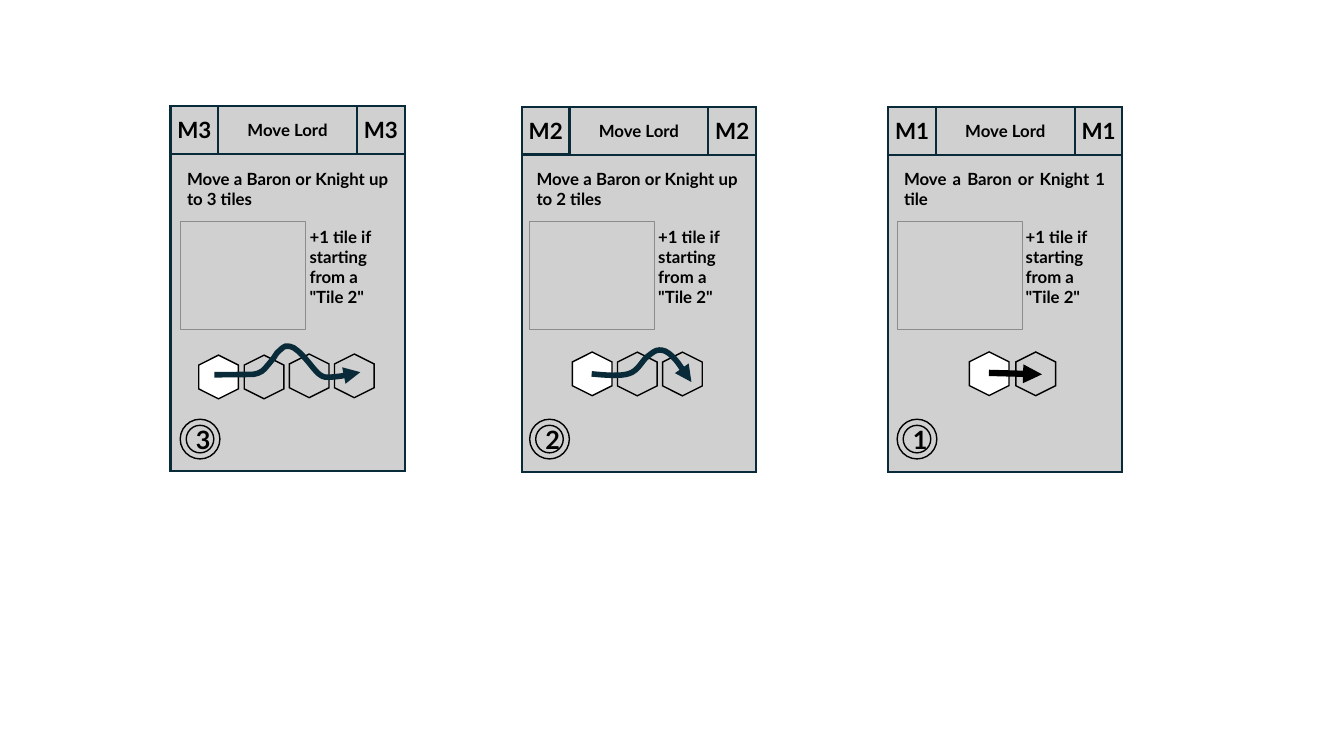
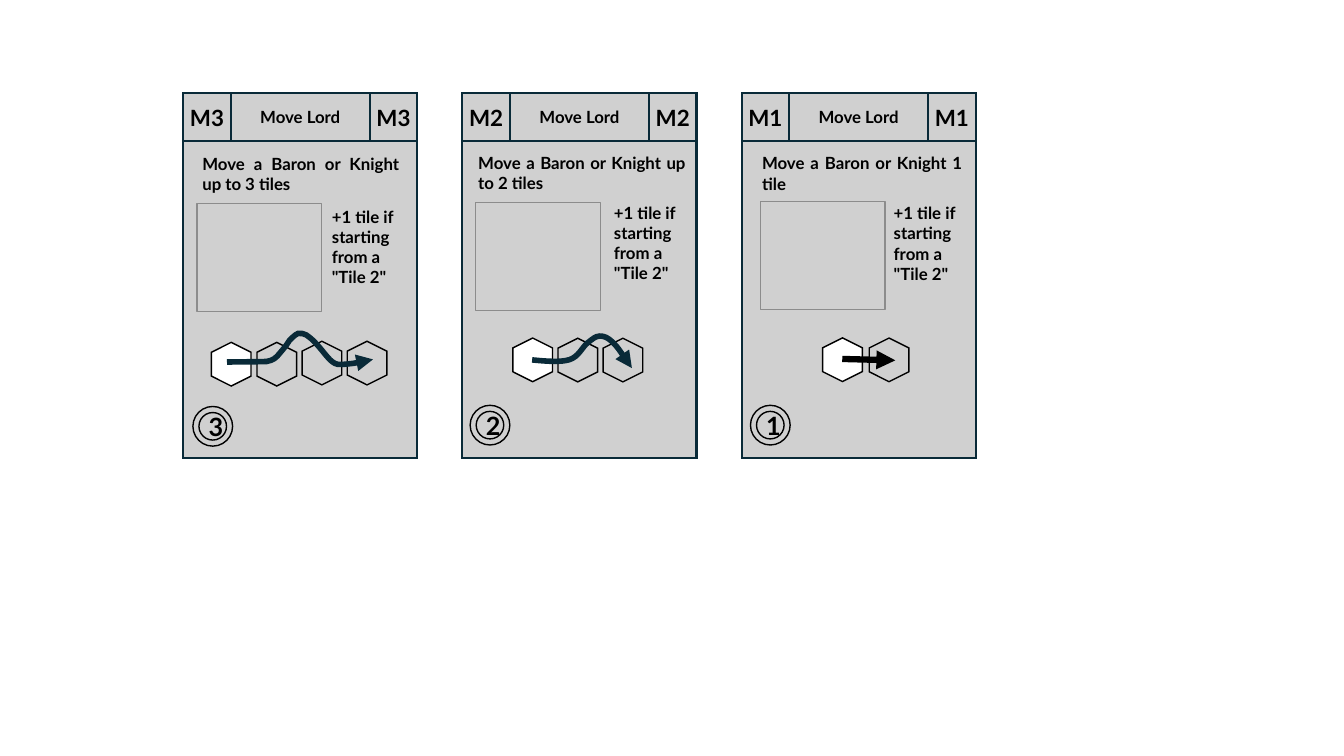
Before and after one commit to LucasBorboleta/Terre-de-Barons, a slide deck: slide 2 of pictures/Deck-en/Deck-en.pptx. Drawn at 1344x756 pixels with LibreOffice and Linux fonts; fonts in the diff are those of the drawing; grey boxes stand for pictures. Boxes give left, top, right and bottom in pixels: in the first picture for what was removed or moved away, otherwise in the second. Text is boxed around its words. In the diff, an @@ line names an element or a change of style, - is before the commit and + after.

```diff
--- a/pictures/Deck-en/Deck-en.pptx
+++ b/pictures/Deck-en/Deck-en.pptx
@@ text "Move a Baron or Knight ..." rewrapped from (187,172,388,205) to (202,157,399,193) @@
@@ text "Move a Baron or Knight ..." rewrapped from (537,172,738,205) to (478,156,686,189) @@
@@ text "Move a Baron or Knight ...": place and size @@
-text "Move a Baron or Knight ..." at (904,172,1105,205)
+text "Move a Baron or Knight ..." at (762,156,962,190)
@@ picture: place and size @@
-picture at (180,222,306,330)
+picture at (197,204,322,312)
@@ text "+1 tile if starting from ...": place and size @@
-text "+1 tile if starting from ..." at (310,230,371,303)
+text "+1 tile if starting from ..." at (332,210,393,283)
@@ picture: place and size @@
-picture at (530,222,655,330)
+picture at (476,203,601,311)
@@ text "+1 tile if starting from ...": place and size @@
-text "+1 tile if starting from ..." at (658,230,720,303)
+text "+1 tile if starting from ..." at (614,206,675,279)
@@ picture: place and size @@
-picture at (897,222,1022,330)
+picture at (760,202,885,310)
@@ text "+1 tile if starting from ...": place and size @@
-text "+1 tile if starting from ..." at (1026,230,1087,303)
+text "+1 tile if starting from ..." at (894,206,955,280)
@@ 6 pictures, 1 hexagon: place and size @@
-6 pictures, 1 hexagon at (170,106,404,471)
+6 pictures, 1 hexagon at (184,94,417,459)
@@ freeform shape: place and size @@
-freeform shape at (215,346,361,377)
+freeform shape at (227,334,373,365)
@@ picture: place and size @@
-picture at (335,354,374,397)
+picture at (347,342,386,385)
@@ 7 pictures, 1 hexagon, 1 freeform shape: place and size @@
-7 pictures, 1 hexagon, 1 freeform shape at (522,107,756,472)
+7 pictures, 1 hexagon, 1 freeform shape at (463,94,697,459)
@@ 6 pictures, 1 hexagon, 1 arrow: place and size @@
-6 pictures, 1 hexagon, 1 arrow at (888,107,1122,472)
+6 pictures, 1 hexagon, 1 arrow at (742,94,976,459)
@@ picture "3": place and size @@
-picture "3" at (180,419,220,459)
+picture "3" at (193,406,232,446)
```
Also in this commit, not shown: 2 other slides changed, 2 slides added, 2 slides removed, 6 other files.
